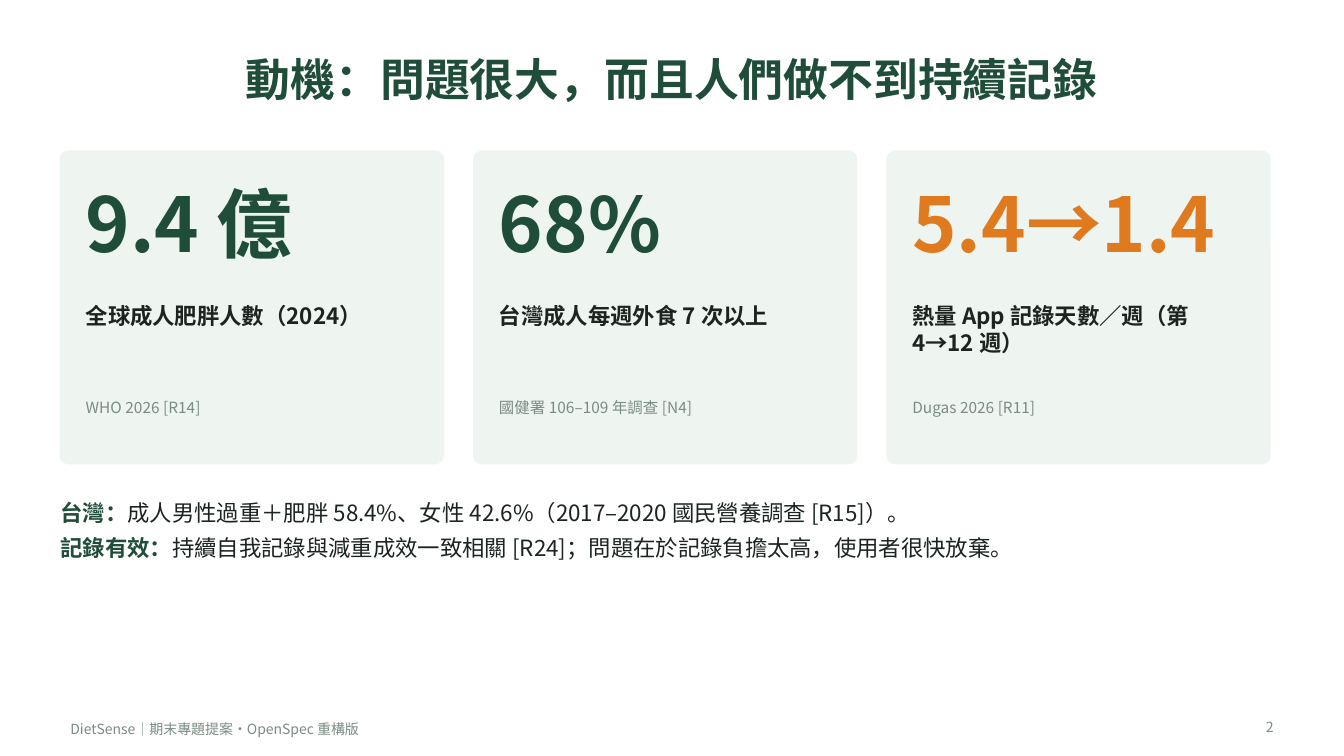
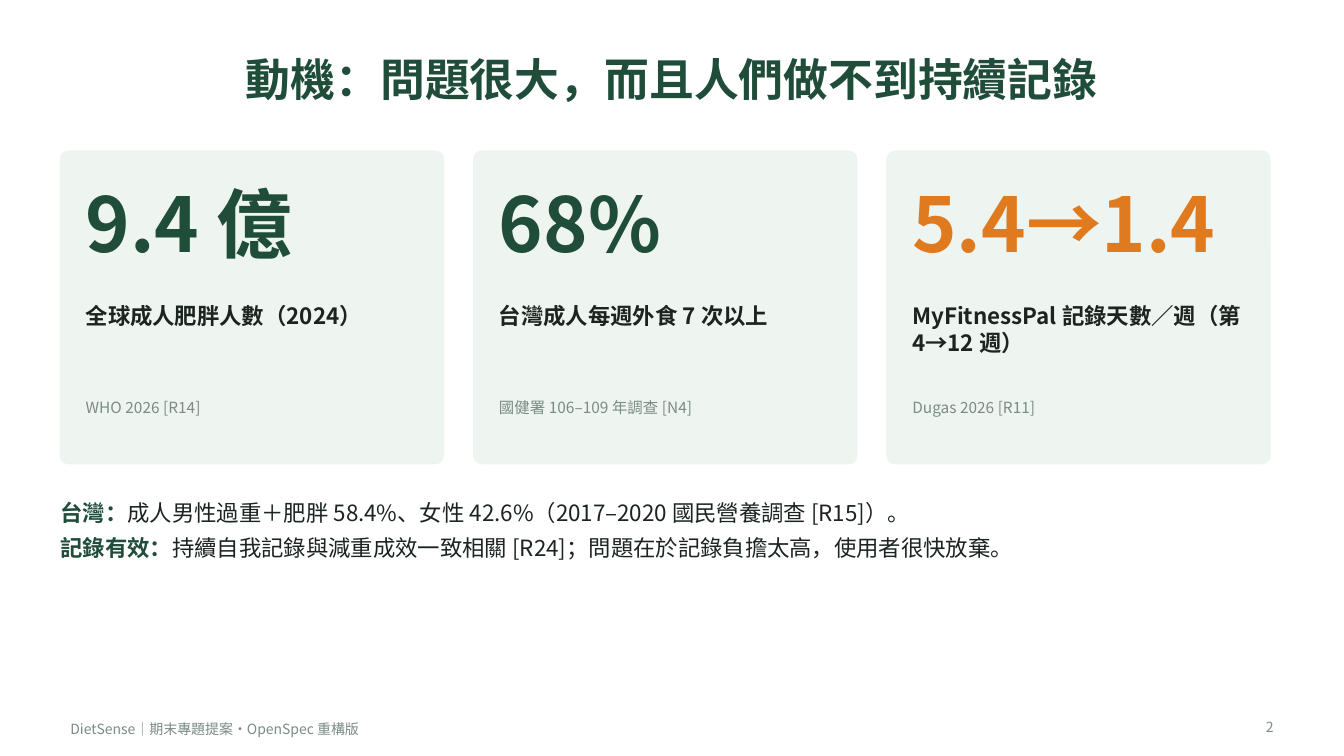
Before and after one commit to A0966411725-png/dietsense-proposal, a slide deck: slide 2 of presentation/DietSense_Proposal_Refactored.pptx. Drawn at 1344x756 pixels with LibreOffice and Linux fonts; fonts in the diff are those of the drawing. Boxes give left, top, right and bottom in pixels: in the first picture for what was removed or moved away, otherwise in the second. Text is boxed around its words. In the diff, an @@ line names an element or a change of style, - is before the commit and + after.

```diff
--- a/presentation/DietSense_Proposal_Refactored.pptx
+++ b/presentation/DietSense_Proposal_Refactored.pptx
@@ text at (912,305,1241,353): text changed @@
-熱量 App 記錄天數／週（第 4→12 週）
+MyFitnessPal 記錄天數／週（第 4→12 週）
```
Also in this commit, not shown: 2 other slides changed, 23 other files.
